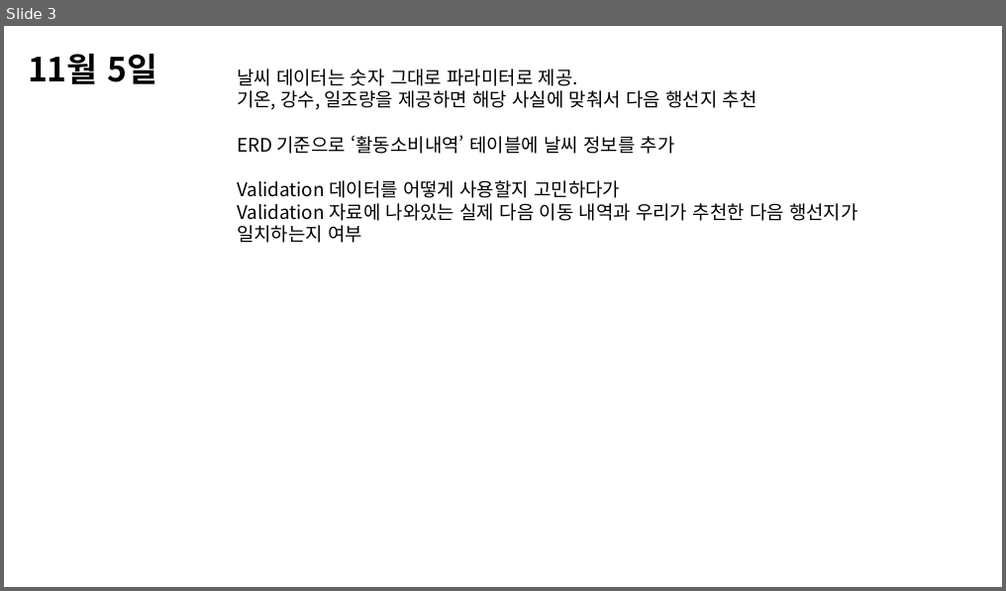
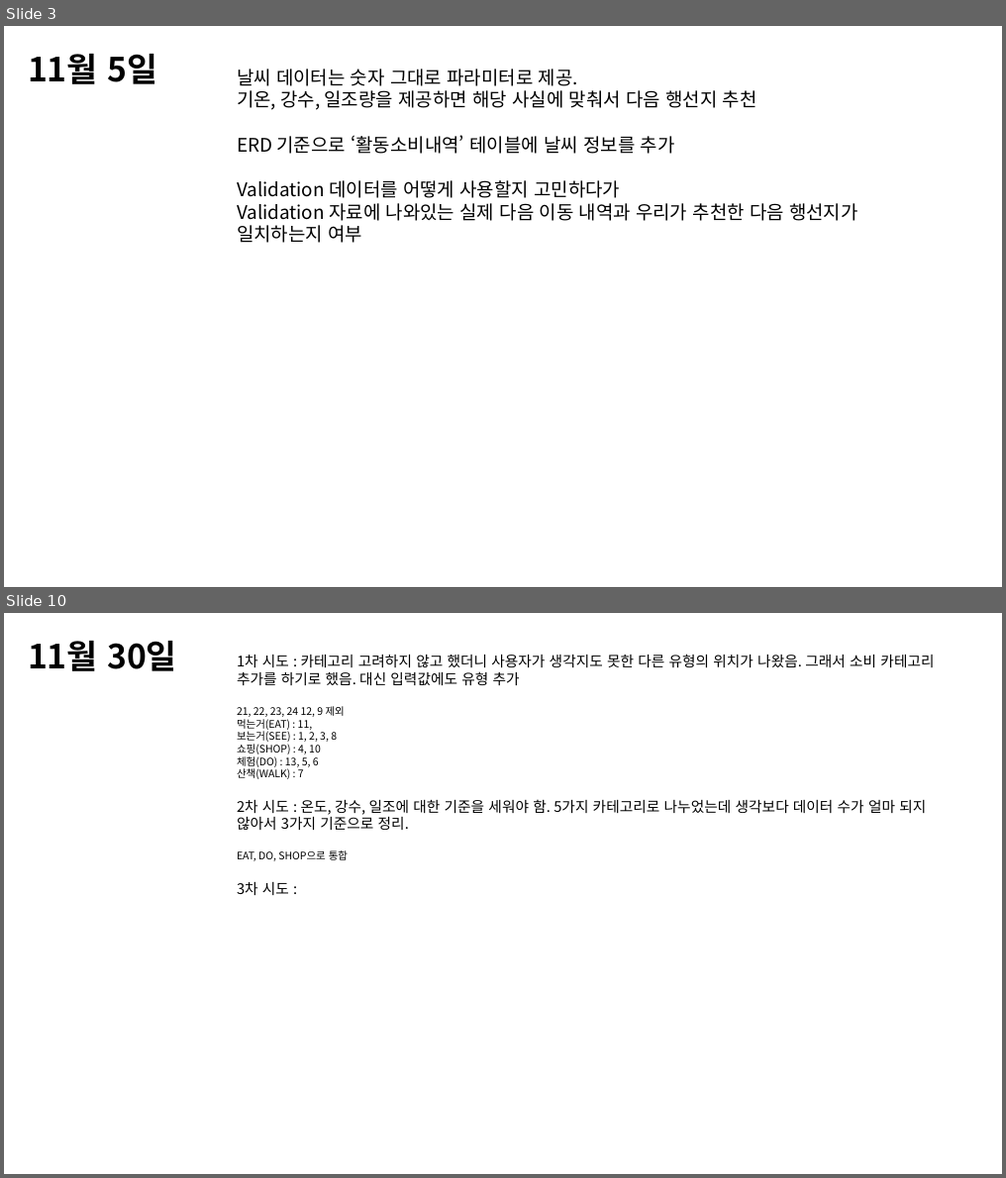
Before and after one commit to higun295/ApprenticeProject, a slide deck: Project_20241105.pptx. Shown one above the other, each under a label of ours: slide 3 before the commit, slides 3 and 10 after it; the slides between them are not shown. The pictures are 1006x591 and 1006x1178 pixels, drawn with LibreOffice and Linux fonts; fonts in the diff are those of the drawing. Boxes give left, top, right and bottom in pixels: in the first picture for what was removed or moved away, otherwise in the second. Text is boxed around its words. In the diff, an @@ line names an element or a change of style, - is before the commit and + after.

```diff
--- a/Project_20241105.pptx
+++ b/Project_20241105.pptx
@@ slide 10 added at <box>4,613,1002,1174</box>, background #FFFFFF @@
@@ text added at <box>28,641,177,671</box>, 32 pt, text #000000, bold @@
+11월 30일
@@ text added at <box>237,654,934,895</box>, 14 pt, text #000000 @@
+1차 시도 : 카테고리 고려하지 않고 했더니 사용자가 생각지도 못한 다른 유형의 위치가 나왔음. 그래서 소비 카테고리 추가를 하기로 했음. 대신 입력값에도 유형 추가
+21, 22, 23, 24 12, 9 제외
+먹는거(EAT) : 11,
+보는거(SEE) : 1, 2, 3, 8
+쇼핑(SHOP) : 4, 10
+체험(DO) : 13, 5, 6
+산책(WALK) : 7
+2차 시도 : 온도, 강수, 일조에 대한 기준을 세워야 함. 5가지 카테고리로 나누었는데 생각보다 데이터 수가 얼마 되지 않아서 3가지 기준으로 정리.
+EAT, DO, SHOP으로 통합
+3차 시도 :
```
Also in this commit, not shown: 3 slides changed, 7 other slides added, 1 slide removed, 21 other files.
